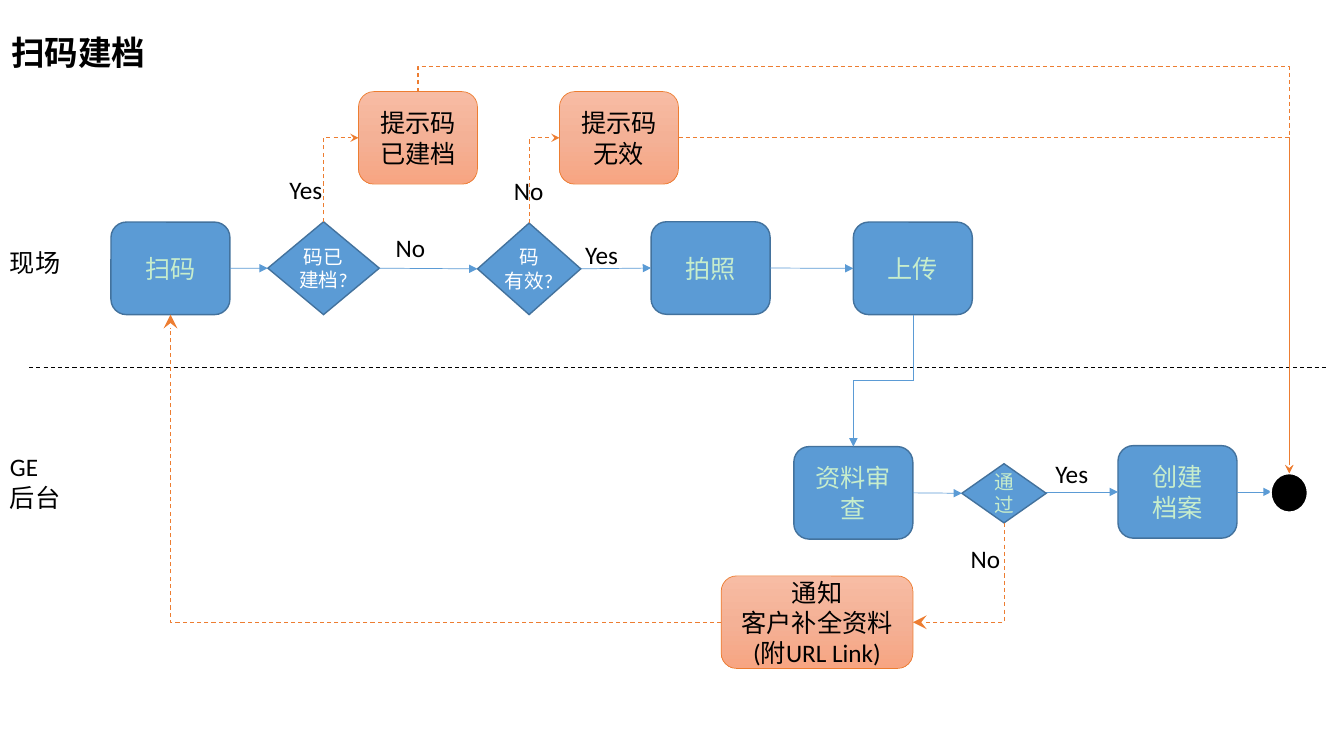
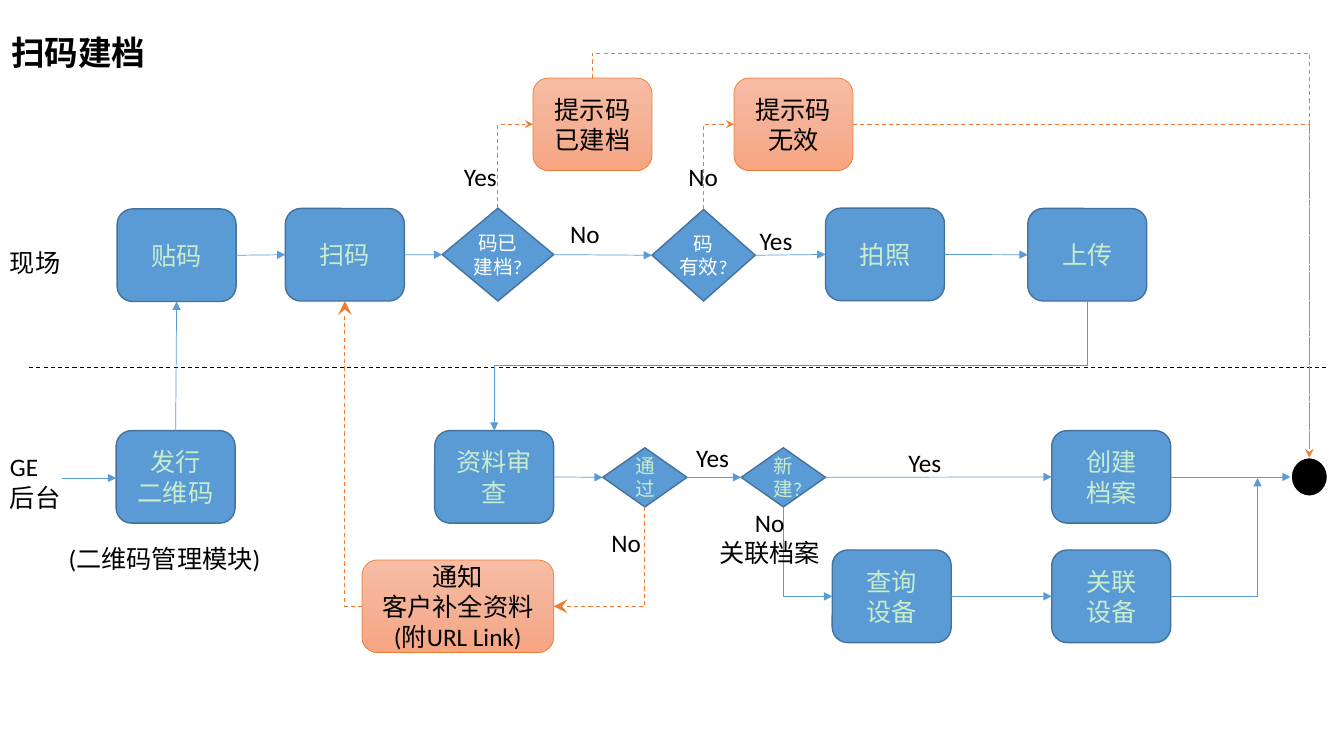
Before and after one commit to devhotmail/APMHome, a slide deck: slide 1 of Document/APM_bizflow.pptx. Drawn at 1344x756 pixels with LibreOffice and Linux fonts; fonts in the diff are those of the drawing. Boxes give left, top, right and bottom in pixels: in the first picture for what was removed or moved away, otherwise in the second. Text is boxed around its words. In the diff, an @@ line names an element or a change of style, - is before the commit and + after.

```diff
--- a/Document/APM_bizflow.pptx
+++ b/Document/APM_bizflow.pptx
@@ elbow arrow moved from (418, 92) - (1290, 473) to (593, 78) - (1310, 458) @@
@@ elbow arrow moved from (679, 138) - (1290, 473) to (853, 124) - (1310, 458) @@
@@ rounded rectangle added at (117, 209, 236, 301), fill #5B9BD5, outline #43739E 1 pt, 18 pt, text #C7EDCC @@
+贴码
@@ arrow added from (236, 255) to (285, 255), #5B9BD5 0.5 pt @@
@@ 5 rounded rectangles, 4 texts, 4 arrows, 2 diamonds, 2 elbow arrows: place and size @@
-5 rounded rectangles, 4 texts, 4 arrows, 2 diamonds, 2 elbow arrows at (111, 92, 973, 315)
+5 rounded rectangles, 4 texts, 4 arrows, 2 diamonds, 2 elbow arrows at (285, 78, 1147, 301)
@@ arrow added from (175, 431) to (176, 301), #5B9BD5 0.5 pt @@
@@ elbow arrow moved from (721, 622) - (170, 315) to (362, 606) - (345, 301) @@
@@ elbow arrow moved from (913, 315) - (854, 447) to (1088, 301) - (494, 431) @@
@@ rounded rectangle added at (116, 431, 235, 523), fill #5B9BD5, outline #43739E 1 pt, 18 pt, text #C7EDCC @@
+发行
+二维码
@@ diamond added at (741, 448, 826, 507), fill #5B9BD5, outline #43739E 1 pt, 14 pt, text #C7EDCC @@
+新建?
@@ rounded rectangle "创建": place and size @@
-rounded rectangle "创建" at (1118, 446, 1237, 538)
+rounded rectangle "创建" at (1052, 431, 1171, 523)
@@ arrow added from (62, 478) to (116, 478), #5B9BD5 0.5 pt @@
@@ 2 rounded rectangles, 2 texts, 1 diamond, 1 elbow arrow, 1 arrow: place and size @@
-2 rounded rectangles, 2 texts, 1 diamond, 1 elbow arrow, 1 arrow at (721, 447, 1088, 668)
+2 rounded rectangles, 2 texts, 1 diamond, 1 elbow arrow, 1 arrow at (362, 431, 729, 653)
@@ arrow added from (688, 478) to (741, 478), #5B9BD5 0.5 pt @@
@@ arrow moved from (1047, 492) - (1118, 492) to (826, 478) - (1052, 477) @@
@@ text added at (908, 455, 941, 478), 18 pt, text #000000 @@
+Yes
@@ arrow moved from (1237, 492) - (1272, 492) to (1171, 477) - (1292, 477) @@
@@ elbow arrow added from (1171, 597) to (1258, 478), #5B9BD5 0.5 pt @@
@@ ellipse: place and size @@
-ellipse at (1271, 473, 1309, 512)
+ellipse at (1292, 458, 1329, 497)
@@ elbow arrow added from (783, 507) to (833, 597), #5B9BD5 0.5 pt @@
@@ text added at (719, 512, 820, 569), 18 pt, text #000000 @@
+No
+关联档案
@@ text added at (69, 547, 261, 572), 18 pt, text #000000 @@
+(二维码管理模块)
@@ rounded rectangle added at (833, 551, 952, 643), fill #5B9BD5, outline #43739E 1 pt, 18 pt, text #C7EDCC @@
+查询
+设备
@@ rounded rectangle added at (1052, 551, 1171, 643), fill #5B9BD5, outline #43739E 1 pt, 18 pt, text #C7EDCC @@
+关联
+设备
@@ arrow added from (952, 597) to (1052, 597), #5B9BD5 0.5 pt @@
```
Also in this commit, not shown: 4 other slides changed, 5 slides added, 1 other file.
